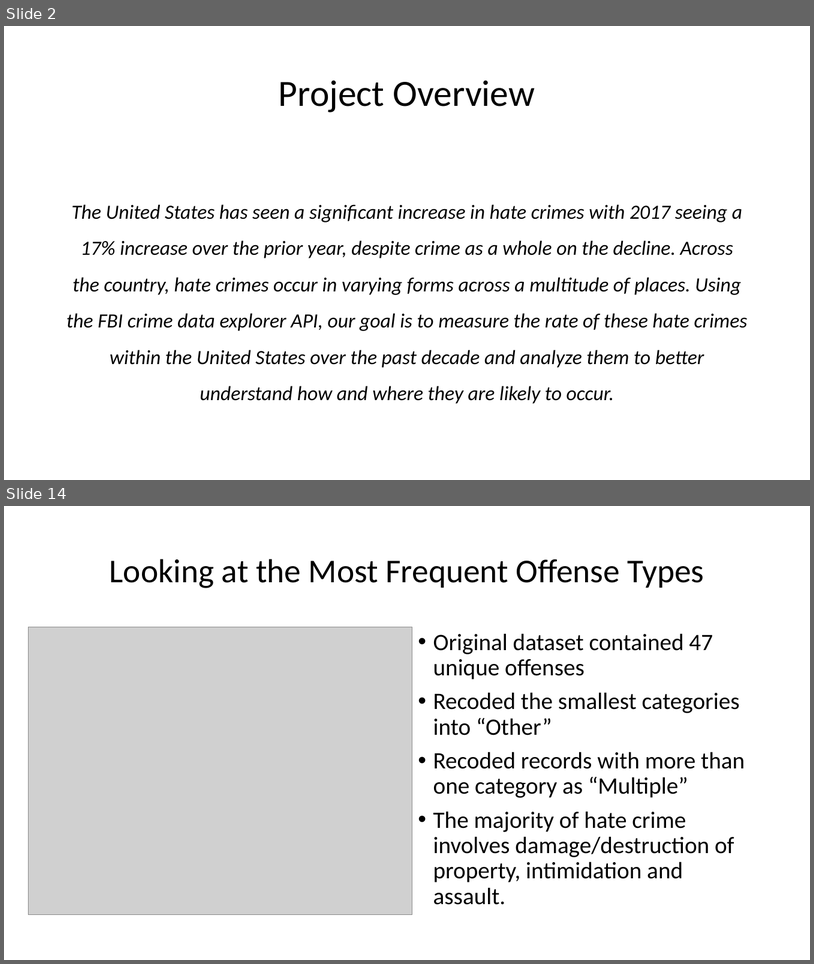
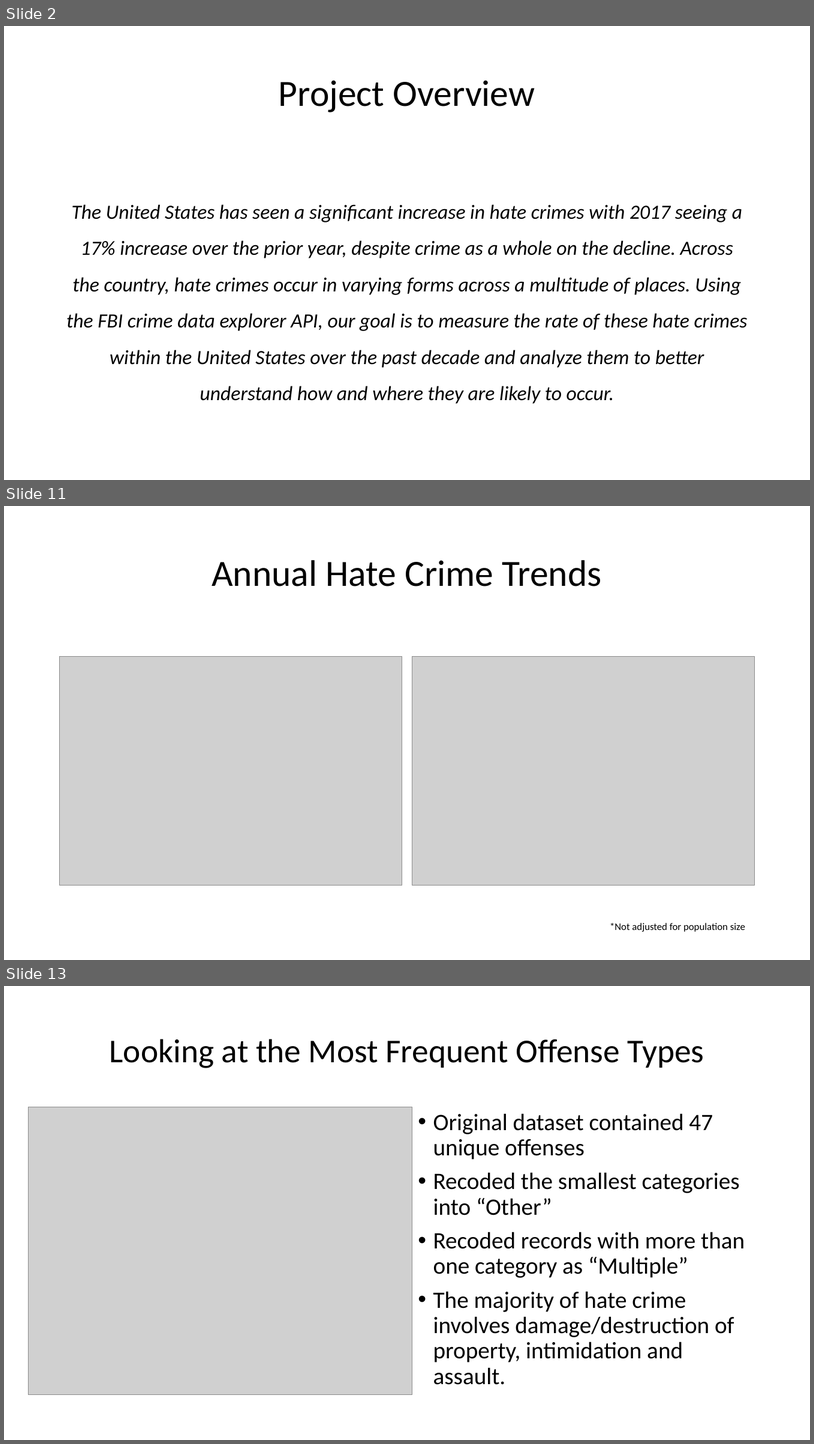
Before and after one commit to gupta-d/Is-hate-crime-on-rise, a slide deck: Hate_Crimes_Data_Analysis_Presentation_DRAFT.pptx. Shown one above the other, each under a label of ours: slides 2 and 14 before the commit, slides 2, 11 and 13 after it; the slides between them are not shown. The pictures are 814x964 and 814x1444 pixels, drawn with LibreOffice and Linux fonts; fonts in the diff are those of the drawing; grey boxes stand for pictures. Boxes give left, top, right and bottom in pixels: in the first picture for what was removed or moved away, otherwise in the second. Text is boxed around its words. In the diff, an @@ line names an element or a change of style, - is before the commit and + after.

```diff
--- a/Hate_Crimes_Data_Analysis_Presentation_DRAFT.pptx
+++ b/Hate_Crimes_Data_Analysis_Presentation_DRAFT.pptx
@@ slide 11 added at (x1=4, y1=506, x2=810, y2=960), background #FFFFFF @@
@@ title added at (x1=212, y1=560, x2=602, y2=586), 44 pt, text #000000 @@
+Annual Hate Crime Trends
@@ picture added at (x1=60, y1=657, x2=402, y2=885) @@
@@ picture added at (x1=413, y1=657, x2=755, y2=885) @@
@@ text added at (x1=610, y1=922, x2=746, y2=931), 12 pt, text #000000 @@
+*Not adjusted for population size
@@ what was slide 14 is now slide 13 @@
```
Also in this commit, not shown: 10 slides changed, 2 slides removed, 8 other files.
